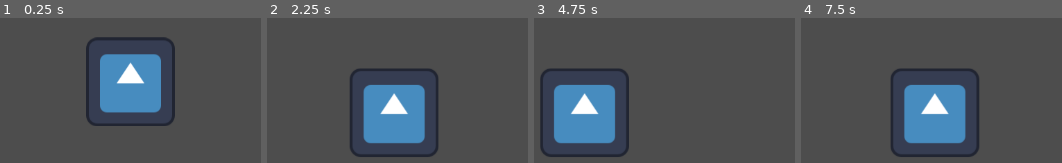
Above: before the commit, frames 1-4 (left to right).
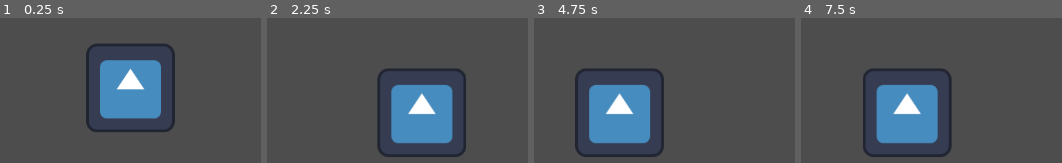
Above: after the commit, the same moments.

Repository: kalbees/hackumbcproj
Game: Godot game, scene res://scenes/entity/player.tscn
The game is run twice, just before and just after one commit, with the same random seed, the same clock (stepped at 60 frames per second) and the same inputs. The project has no main scene, so this scene is started directly. The engine's default icon, where the game draws it, is replaced by a stand-in: a white triangle on a blue panel in a dark square.
Inputs:
- Up to frame 1 (0.25 s): no input
- Up to frame 2 (2.25 s): hold F (use_cord) 0.53-1.28 s; hold Right (ui_right) 0.53-2.03 s; tap Q (grapple) at 0.6, 1.55, 2.1 s; tap Up (ui_up) at 0.77, 1.52 s; tap Enter at 1.25 s; tap F (use_cord) at 1.35 s; tap Space at 2 s; hold Left (ui_left) from 2.03 s (still down); hold F (use_cord) from 2.03 s (still down)
- Up to frame 3 (4.75 s): release Left (ui_left) at 2.78 s; release F (use_cord) at 2.78 s; hold Right (ui_right) 2.78-4.28 s; tap F (use_cord) at 2.85, 4.35 s; tap Up (ui_up) at 3.02, 3.77, 4.52 s; tap Q (grapple) at 3.05, 3.6, 4.55 s; hold F (use_cord) 3.53-4.28 s; tap Enter at 4.25 s; hold Left (ui_left) from 4.28 s (still down)
- Up to frame 4 (7.5 s): release Left (ui_left) at 5.03 s; hold Right (ui_right) 5.03-5.78 s; hold F (use_cord) 5.03-5.78 s; tap Q (grapple) at 5.1, 6.05, 6.6 s; hold Left (ui_left) 5.78-7.28 s; tap F (use_cord) at 5.85, 7.35 s; tap Up (ui_up) at 6.02, 6.77 s; hold F (use_cord) 6.53-7.28 s; tap Space at 7.25 s; hold Right (ui_right) from 7.28 s (still down)

The runs differ from the first frame. In frame 1, 5.8% of the frame differs, in the area x 32-68%, y 13-79%; in frame 2, 13%; in frame 3, 14%, in the area x 2-50%, y 35-96%; in frame 4, 13%.

Commit message:
feat: level 1 and 2 layout

Diff:
--- a/project.godot
+++ b/project.godot
@@ -18,6 +18,11 @@
 
 SignalBus="*res://scripts/autoload/signal_bus.gd"
 
+[global_group]
+
+player="contains the main player node"
+spawn_areas=""
+
 [input]
 
 grapple={
--- a/scenes/entity/player.tscn
+++ b/scenes/entity/player.tscn
@@ -50,7 +50,7 @@
 [sub_resource type="RectangleShape2D" id="RectangleShape2D_bee8u"]
 size = Vector2(93, 90)
 
-[node name="Player" type="CharacterBody2D" node_paths=PackedStringArray("hitbox")]
+[node name="Player" type="CharacterBody2D" node_paths=PackedStringArray("hitbox") groups=["player"]]
 script = ExtResource("1_bee8u")
 movement = SubResource("Resource_lo118")
 hitbox = NodePath("Hitbox")
--- /dev/null
+++ b/scenes/interactable/death_fade.gd
@@ -0,0 +1,12 @@
+extends ColorRect
+
+@onready var animation_player: AnimationPlayer = $AnimationPlayer
+
+# play animation
+func _ready() -> void:
+	SignalBus.connect("player_entered_killzone", play_fade_to_black)
+
+func play_fade_to_black() -> void:
+	animation_player.play("fade_to_black")
+	SignalBus.emit_signal("death_transition")
+	animation_player.play("fade_from_black")
--- /dev/null
+++ b/scenes/interactable/grapple_area.tscn
@@ -0,0 +1,42 @@
+[gd_scene load_steps=6 format=3 uid="uid://b46symrwggego"]
+
+[ext_resource type="Script" uid="uid://cvbs5kireqm7g" path="res://scripts/interactables/grapple_area.gd" id="1_x8t3o"]
+[ext_resource type="Texture2D" uid="uid://xg5e8ms6lwfn" path="res://assets/level/interactables/can_grapple.png" id="2_s7fus"]
+[ext_resource type="Texture2D" uid="uid://bjhckhdr5srfl" path="res://assets/level/interactables/cant_grapple.png" id="3_475b2"]
+
+[sub_resource type="SpriteFrames" id="SpriteFrames_cfk0i"]
+animations = [{
+"frames": [{
+"duration": 1.0,
+"texture": ExtResource("2_s7fus")
+}],
+"loop": true,
+"name": &"active",
+"speed": 0.0
+}, {
+"frames": [{
+"duration": 1.0,
+"texture": ExtResource("3_475b2")
+}],
+"loop": true,
+"name": &"inactive",
+"speed": 0.0
+}]
+
+[sub_resource type="RectangleShape2D" id="RectangleShape2D_s7fus"]
+size = Vector2(532, 314)
+
+[node name="GrappleArea" type="Area2D"]
+script = ExtResource("1_x8t3o")
+
+[node name="AnimatedSprite2D" type="AnimatedSprite2D" parent="."]
+scale = Vector2(0.2, 0.2)
+sprite_frames = SubResource("SpriteFrames_cfk0i")
+animation = &"active"
+
+[node name="CollisionShape2D" type="CollisionShape2D" parent="."]
+position = Vector2(3, 139)
+shape = SubResource("RectangleShape2D_s7fus")
+
+[connection signal="body_entered" from="." to="." method="_on_body_entered"]
+[connection signal="body_exited" from="." to="." method="_on_body_exited"]
--- /dev/null
+++ b/scenes/interactable/health_pickup.tscn
@@ -0,0 +1,25 @@
+[gd_scene load_steps=4 format=3 uid="uid://c50gpne87l8xs"]
+
+[ext_resource type="Script" uid="uid://5fxrmlf6saxa" path="res://scripts/interactables/health_pickup.gd" id="1_nuhra"]
+
+[sub_resource type="SpriteFrames" id="SpriteFrames_nuhra"]
+animations = [{
+"frames": [],
+"loop": true,
+"name": &"idle",
+"speed": 5.0
+}]
+
+[sub_resource type="CircleShape2D" id="CircleShape2D_1qdn8"]
+
+[node name="health_pickup" type="Area2D"]
+script = ExtResource("1_nuhra")
+
+[node name="AnimatedSprite2D" type="AnimatedSprite2D" parent="."]
+sprite_frames = SubResource("SpriteFrames_nuhra")
+animation = &"idle"
+
+[node name="CollisionShape2D" type="CollisionShape2D" parent="."]
+shape = SubResource("CircleShape2D_1qdn8")
+
+[connection signal="body_entered" from="." to="." method="_on_body_entered"]
--- /dev/null
+++ b/scenes/interactable/kill_zone.tscn
@@ -0,0 +1,14 @@
+[gd_scene load_steps=3 format=3 uid="uid://bj4wb0lce1dgm"]
+
+[ext_resource type="Script" uid="uid://wf8bx5j5qp7x" path="res://scripts/hazards/kill_zone.gd" id="1_dd5b2"]
+
+[sub_resource type="RectangleShape2D" id="RectangleShape2D_crd2m"]
+
+[node name="Area2D" type="Area2D"]
+script = ExtResource("1_dd5b2")
+
+[node name="CollisionShape2D" type="CollisionShape2D" parent="."]
+shape = SubResource("RectangleShape2D_crd2m")
+debug_color = Color(0.9982843, 0, 0.15714613, 0.41960785)
+
+[connection signal="body_entered" from="." to="." method="_on_body_entered"]
--- /dev/null
+++ b/scenes/interactable/spawn_area.tscn
@@ -0,0 +1,13 @@
+[gd_scene load_steps=3 format=3 uid="uid://d0vp8jst4f55r"]
+
+[ext_resource type="Script" uid="uid://bl6426py7qj0p" path="res://scripts/interactables/spawn_area.gd" id="1_nob0q"]
+
+[sub_resource type="CircleShape2D" id="CircleShape2D_6gr31"]
+
+[node name="SpawnArea" type="Area2D" groups=["spawn_areas"]]
+script = ExtResource("1_nob0q")
+
+[node name="CollisionShape2D" type="CollisionShape2D" parent="."]
+shape = SubResource("CircleShape2D_6gr31")
+
+[connection signal="body_entered" from="." to="." method="_on_body_entered"]
--- /dev/null
+++ b/scenes/interactable/transition.tscn
@@ -0,0 +1,71 @@
+[gd_scene load_steps=6 format=3 uid="uid://dofnqmrhuoodg"]
+
+[ext_resource type="Script" uid="uid://di6eyijo6sncu" path="res://scenes/interactable/death_fade.gd" id="1_7na26"]
+
+[sub_resource type="Animation" id="Animation_7na26"]
+length = 0.001
+tracks/0/type = "value"
+tracks/0/imported = false
+tracks/0/enabled = true
+tracks/0/path = NodePath(".:modulate")
+tracks/0/interp = 1
+tracks/0/loop_wrap = true
+tracks/0/keys = {
+"times": PackedFloat32Array(0),
+"transitions": PackedFloat32Array(1),
+"update": 0,
+"values": [Color(1, 1, 1, 1)]
+}
+
+[sub_resource type="Animation" id="Animation_tfakn"]
+resource_name = "fade_from_black"
+length = 0.5
+tracks/0/type = "value"
+tracks/0/imported = false
+tracks/0/enabled = true
+tracks/0/path = NodePath(".:modulate")
+tracks/0/interp = 1
+tracks/0/loop_wrap = true
+tracks/0/keys = {
+"times": PackedFloat32Array(0, 0.46666667),
+"transitions": PackedFloat32Array(1, 1),
+"update": 0,
+"values": [Color(1, 1, 1, 0), Color(1, 1, 1, 1)]
+}
+
+[sub_resource type="Animation" id="Animation_tmmdv"]
+resource_name = "fade_to_black"
+length = 0.5
+tracks/0/type = "value"
+tracks/0/imported = false
+tracks/0/enabled = true
+tracks/0/path = NodePath(".:modulate")
+tracks/0/interp = 1
+tracks/0/loop_wrap = true
+tracks/0/keys = {
+"times": PackedFloat32Array(0, 0.46666667),
+"transitions": PackedFloat32Array(1, 1),
+"update": 0,
+"values": [Color(1, 1, 1, 1), Color(1, 1, 1, 0)]
+}
+
+[sub_resource type="AnimationLibrary" id="AnimationLibrary_tfakn"]
+_data = {
+&"RESET": SubResource("Animation_7na26"),
+&"fade_from_black": SubResource("Animation_tfakn"),
+&"fade_to_black": SubResource("Animation_tmmdv")
+}
+
+[node name="Transition" type="ColorRect"]
+anchors_preset = 15
+anchor_right = 1.0
+anchor_bottom = 1.0
+grow_horizontal = 2
+grow_vertical = 2
+color = Color(0, 0, 0, 1)
+script = ExtResource("1_7na26")
+
+[node name="AnimationPlayer" type="AnimationPlayer" parent="."]
+libraries = {
+&"": SubResource("AnimationLibrary_tfakn")
+}
--- /dev/null
+++ b/scenes/levels/components/moving_platform.tscn
@@ -0,0 +1,32 @@
+[gd_scene load_steps=6 format=3 uid="uid://dsplmix2w6leu"]
+
+[ext_resource type="Script" uid="uid://dyg1gqojrxc06" path="res://scripts/level/moving_platform.gd" id="1_d54bo"]
+
+[sub_resource type="RectangleShape2D" id="RectangleShape2D_k64vq"]
+
+[sub_resource type="Animation" id="Animation_d54bo"]
+resource_name = "move_left"
+
+[sub_resource type="Animation" id="Animation_k64vq"]
+resource_name = "move_right"
+
+[sub_resource type="AnimationLibrary" id="AnimationLibrary_iqoc2"]
+_data = {
+&"move_left": SubResource("Animation_d54bo"),
+&"move_right": SubResource("Animation_k64vq")
+}
+
+[node name="MovingPlatform" type="StaticBody2D"]
+script = ExtResource("1_d54bo")
+
+[node name="Sprite2D" type="Sprite2D" parent="."]
+
+[node name="CollisionShape2D" type="CollisionShape2D" parent="."]
+shape = SubResource("RectangleShape2D_k64vq")
+
+[node name="AnimationPlayer" type="AnimationPlayer" parent="."]
+libraries = {
+&"": SubResource("AnimationLibrary_iqoc2")
+}
+
+[connection signal="animation_finished" from="AnimationPlayer" to="." method="_on_animation_player_animation_finished"]
--- /dev/null
+++ b/scenes/levels/first_lvl.tscn
@@ -0,0 +1,235 @@
+[gd_scene load_steps=34 format=3 uid="uid://b8suyum5gfwoo"]
+
+[ext_resource type="Texture2D" uid="uid://ddcxyw62eb5tr" path="res://assets/level/backgrounds/hackUMBC_tier_draft.png" id="1_ogr43"]
+[ext_resource type="PackedScene" uid="uid://d0vp8jst4f55r" path="res://scenes/interactable/spawn_area.tscn" id="2_ogr43"]
+
+[sub_resource type="RectangleShape2D" id="RectangleShape2D_ogr43"]
+size = Vector2(372.5, 147)
+
+[sub_resource type="RectangleShape2D" id="RectangleShape2D_3gjgw"]
+size = Vector2(652.5, 147)
+
+[sub_resource type="RectangleShape2D" id="RectangleShape2D_0l2db"]
+size = Vector2(977, 207.5)
+
+[sub_resource type="RectangleShape2D" id="RectangleShape2D_rgeg6"]
+size = Vector2(389, 222)
+
+[sub_resource type="RectangleShape2D" id="RectangleShape2D_qma6b"]
+size = Vector2(268, 199)
+
+[sub_resource type="RectangleShape2D" id="RectangleShape2D_fyb6g"]
+size = Vector2(117.25, 19)
+
+[sub_resource type="RectangleShape2D" id="RectangleShape2D_iewbv"]
+size = Vector2(98, 23)
+
+[sub_resource type="RectangleShape2D" id="RectangleShape2D_gpf7v"]
+size = Vector2(96.5, 22)
+
+[sub_resource type="RectangleShape2D" id="RectangleShape2D_gvfpo"]
+size = Vector2(484.5, 25)
+
+[sub_resource type="RectangleShape2D" id="RectangleShape2D_pi6wn"]
+size = Vector2(116, 20)
+
+[sub_resource type="RectangleShape2D" id="RectangleShape2D_v2tie"]
+size = Vector2(838.5, 51)
+
+[sub_resource type="RectangleShape2D" id="RectangleShape2D_20idw"]
+size = Vector2(54.5, 19)
+
+[sub_resource type="RectangleShape2D" id="RectangleShape2D_6ob4m"]
+size = Vector2(950.5, 203)
+
+[sub_resource type="RectangleShape2D" id="RectangleShape2D_m5mm5"]
+size = Vector2(89, 38.5)
+
+[sub_resource type="RectangleShape2D" id="RectangleShape2D_ix7dg"]
+size = Vector2(208, 48.5)
+
+[sub_resource type="RectangleShape2D" id="RectangleShape2D_gkf6m"]
+size = Vector2(306, 414)
+
+[sub_resource type="RectangleShape2D" id="RectangleShape2D_wqyd6"]
+size = Vector2(719, 318)
+
+[sub_resource type="RectangleShape2D" id="RectangleShape2D_x75bb"]
+size = Vector2(641, 1163)
+
+[sub_resource type="RectangleShape2D" id="RectangleShape2D_arquf"]
+size = Vector2(366, 276.5)
+
+[sub_resource type="RectangleShape2D" id="RectangleShape2D_aeyu2"]
+size = Vector2(102, 37.5)
+
+[sub_resource type="RectangleShape2D" id="RectangleShape2D_pr0nx"]
+size = Vector2(99.5, 38.5)
+
+[sub_resource type="RectangleShape2D" id="RectangleShape2D_asc8a"]
+size = Vector2(83.5, 29)
+
+[sub_resource type="RectangleShape2D" id="RectangleShape2D_03uqj"]
+size = Vector2(519, 448.5)
+
+[sub_resource type="RectangleShape2D" id="RectangleShape2D_d66rb"]
+size = Vector2(189, 90)
+
+[sub_resource type="RectangleShape2D" id="RectangleShape2D_s3ha2"]
+size = Vector2(87, 34.25)
+
+[sub_resource type="RectangleShape2D" id="RectangleShape2D_fuq5y"]
+size = Vector2(264, 47)
+
+[sub_resource type="RectangleShape2D" id="RectangleShape2D_sqnpk"]
+size = Vector2(409.5, 49)
+
+[sub_resource type="RectangleShape2D" id="RectangleShape2D_8jhfk"]
+size = Vector2(180, 42)
+
+[sub_resource type="RectangleShape2D" id="RectangleShape2D_7m616"]
+size = Vector2(88.5, 30)
+
+[sub_resource type="RectangleShape2D" id="RectangleShape2D_iwejq"]
+size = Vector2(2365, 158)
+
+[sub_resource type="RectangleShape2D" id="RectangleShape2D_bcoos"]
+size = Vector2(523, 320)
+
+[node name="First" type="Node2D"]
+
+[node name="Sprite2D" type="Sprite2D" parent="."]
+position = Vector2(28, -1463)
+texture = ExtResource("1_ogr43")
+
+[node name="LevelCollisions" type="StaticBody2D" parent="."]
+position = Vector2(29, 0)
+
+[node name="CollisionShape2D" type="CollisionShape2D" parent="LevelCollisions"]
+position = Vector2(-1314.25, 464.5)
+shape = SubResource("RectangleShape2D_ogr43")
+
+[node name="CollisionShape2D2" type="CollisionShape2D" parent="LevelCollisions"]
+position = Vector2(-693.25, 465.5)
+shape = SubResource("RectangleShape2D_3gjgw")
+
+[node name="CollisionShape2D3" type="CollisionShape2D" parent="LevelCollisions"]
+position = Vector2(248.5, 431.75)
+shape = SubResource("RectangleShape2D_0l2db")
+
+[node name="CollisionShape2D4" type="CollisionShape2D" parent="LevelCollisions"]
+position = Vector2(1036.5, 426)
+shape = SubResource("RectangleShape2D_rgeg6")
+
+[node name="CollisionShape2D5" type="CollisionShape2D" parent="LevelCollisions"]
+position = Vector2(1097, 215.5)
+shape = SubResource("RectangleShape2D_qma6b")
+
+[node name="CollisionShape2D6" type="CollisionShape2D" parent="LevelCollisions"]
+position = Vector2(953.375, 4.5)
+shape = SubResource("RectangleShape2D_fyb6g")
+
+[node name="CollisionShape2D7" type="CollisionShape2D" parent="LevelCollisions"]
+position = Vector2(684, -101)
+shape = SubResource("RectangleShape2D_iewbv")
+
+[node name="CollisionShape2D8" type="CollisionShape2D" parent="LevelCollisions"]
+position = Vector2(520.75, -102)
+shape = SubResource("RectangleShape2D_gpf7v")
+
+[node name="CollisionShape2D9" type="CollisionShape2D" parent="LevelCollisions"]
+position = Vector2(155.75, -103.5)
+shape = SubResource("RectangleShape2D_gvfpo")
+
+[node name="CollisionShape2D10" type="CollisionShape2D" parent="LevelCollisions"]
+position = Vector2(769, -224)
+shape = SubResource("RectangleShape2D_pi6wn")
+
+[node name="CollisionShape2D11" type="CollisionShape2D" parent="LevelCollisions"]
+position = Vector2(-1080.25, -286.5)
+shape = SubResource("RectangleShape2D_v2tie")
+
+[node name="CollisionShape2D12" type="CollisionShape2D" parent="LevelCollisions"]
+position = Vector2(1077.75, 55.5)
+shape = SubResource("RectangleShape2D_20idw")
+
+[node name="SecondLevelCollisions" type="StaticBody2D" parent="."]
+
+[node name="CollisionShape2D" type="CollisionShape2D" parent="SecondLevelCollisions"]
+position = Vector2(-810.25, -752.5)
+shape = SubResource("RectangleShape2D_6ob4m")
+
+[node name="CollisionShape2D2" type="CollisionShape2D" parent="SecondLevelCollisions"]
+position = Vector2(195.5, -837.25)
+shape = SubResource("RectangleShape2D_m5mm5")
+
+[node name="CollisionShape2D3" type="CollisionShape2D" parent="SecondLevelCollisions"]
+position = Vector2(-96, -992.25)
+shape = SubResource("RectangleShape2D_ix7dg")
+
+[node name="CollisionShape2D4" type="CollisionShape2D" parent="SecondLevelCollisions"]
+position = Vector2(477, -985)
+shape = SubResource("RectangleShape2D_gkf6m")
+
+[node name="CollisionShape2D5" type="CollisionShape2D" parent="SecondLevelCollisions"]
+position = Vector2(1168.5, -871)
+shape = SubResource("RectangleShape2D_wqyd6")
+
+[node name="CollisionShape2D6" type="CollisionShape2D" parent="SecondLevelCollisions"]
+position = Vector2(-1151.5, -1555.5)
+shape = SubResource("RectangleShape2D_x75bb")
+
+[node name="CollisionShape2D7" type="CollisionShape2D" parent="SecondLevelCollisions"]
+position = Vector2(-648, -1204.25)
+shape = SubResource("RectangleShape2D_arquf")
+
+[node name="CollisionShape2D8" type="CollisionShape2D" parent="SecondLevelCollisions"]
+position = Vector2(-296, -1113.75)
+shape = SubResource("RectangleShape2D_aeyu2")
+
+[node name="CollisionShape2D9" type="CollisionShape2D" parent="SecondLevelCollisions"]
+position = Vector2(323.25, -1305.25)
+shape = SubResource("RectangleShape2D_pr0nx")
+
+[node name="CollisionShape2D10" type="CollisionShape2D" parent="SecondLevelCollisions"]
+position = Vector2(626.25, -1301.5)
+shape = SubResource("RectangleShape2D_asc8a")
+
+[node name="CollisionShape2D11" type="CollisionShape2D" parent="SecondLevelCollisions"]
+position = Vector2(1192.5, -1332.25)
+shape = SubResource("RectangleShape2D_03uqj")
+
+[node name="CollisionShape2D12" type="CollisionShape2D" parent="SecondLevelCollisions"]
+position = Vector2(839.5, -1402)
+shape = SubResource("RectangleShape2D_d66rb")
+
+[node name="CollisionShape2D13" type="CollisionShape2D" parent="SecondLevelCollisions"]
+position = Vector2(-444, -1440.125)
+shape = SubResource("RectangleShape2D_s3ha2")
+
+[node name="CollisionShape2D14" type="CollisionShape2D" parent="SecondLevelCollisions"]
+position = Vector2(-165, -1537)
+shape = SubResource("RectangleShape2D_fuq5y")
+
+[node name="CollisionShape2D15" type="CollisionShape2D" parent="SecondLevelCollisions"]
+position = Vector2(261.25, -1647.5)
+shape = SubResource("RectangleShape2D_sqnpk")
+
+[node name="CollisionShape2D16" type="CollisionShape2D" parent="SecondLevelCollisions"]
+position = Vector2(593, -1532)
+shape = SubResource("RectangleShape2D_8jhfk")
+
+[node name="CollisionShape2D17" type="CollisionShape2D" parent="SecondLevelCollisions"]
+position = Vector2(698.75, -1660)
+shape = SubResource("RectangleShape2D_7m616")
+
+[node name="CollisionShape2D18" type="CollisionShape2D" parent="SecondLevelCollisions"]
+position = Vector2(350.5, -2057)
+shape = SubResource("RectangleShape2D_iwejq")
+
+[node name="CollisionShape2D19" type="CollisionShape2D" parent="SecondLevelCollisions"]
+position = Vector2(1268.5, -1817)
+shape = SubResource("RectangleShape2D_bcoos")
+
+[node name="SpawnArea" parent="." instance=ExtResource("2_ogr43")]
+position = Vector2(-1371, 351)
--- a/scripts/autoload/signal_bus.gd
+++ b/scripts/autoload/signal_bus.gd
@@ -1,5 +1,14 @@
 extends Node
 
+# signal bus
+
+@warning_ignore_start("unused_signal")
 signal player_died
 signal player_connect
 signal player_interact
+signal player_can_grapple(pos: Vector2)
+signal player_cannot_grapple
+signal player_change_port
+signal player_respawn
+signal player_entered_killzone
+signal death_transition
--- a/scripts/components/hitbox.gd
+++ b/scripts/components/hitbox.gd
@@ -19,6 +19,7 @@
 # curr health setter
 func set_health(health: int) -> void:
 	curr_health = health
+	clamp(curr_health, 0, HEALTH)
 
 # max health setter
 func set_max_health(health: int) -> void:
--- a/scripts/components/movement.gd
+++ b/scripts/components/movement.gd
@@ -2,10 +2,10 @@
 extends Resource
 
 # default speeds
-const GRAVITY: float = 700.0
-const JUMP_FORCE: float = 1000.0
-const MOVE_SPEED: float = 600.0
-const GRAPPLE_SPEED: float = 800.0
+const GRAVITY: float = 1000.0
+const JUMP_FORCE: float = 500.0
+const MOVE_SPEED: float = 400.0
+const GRAPPLE_SPEED: float = 500.0
 
 # speed related variables
 var curr_gravity: float
--- /dev/null
+++ b/scripts/hazards/kill_zone.gd
@@ -0,0 +1,20 @@
+class_name KillZone
+extends Area2D
+
+const DMG: int = 1
+
+func _ready() -> void:
+	SignalBus.connect("death_transition", respawn_player_pos)
+
+func _on_body_entered(body: Node2D) -> void:
+	if body is Player:
+		body.hitbox.curr_health =- DMG
+		SignalBus.emit_signal("player_entered_killzone")
+
+func respawn_player_pos() -> void:
+	# find reference to player
+	var player = get_tree().get_first_node_in_group("player")
+	# find reference to spawn area
+	var spawn_area = get_tree().get_first_node_in_group("spawn_areas")
+	# move player to spawn area
+	player.global_position = spawn_area.global_position
--- /dev/null
+++ b/scripts/interactables/grapple_area.gd
@@ -0,0 +1,20 @@
+extends Area2D
+
+# on ready variables
+@onready var animated_sprite_2d: AnimatedSprite2D = $AnimatedSprite2D
+
+# initialize area
+func _ready() -> void:
+	animated_sprite_2d.play("inactive")
+
+# make grapple available
+func _on_body_entered(body: Node2D) -> void:
+	if body is Player:
+		animated_sprite_2d.play("active")
+		SignalBus.emit_signal("player_can_grapple", global_position)
+
+# make grapple unavailable
+func _on_body_exited(body: Node2D) -> void:
+	if body is Player:
+		animated_sprite_2d.play("inactive")
+		SignalBus.emit_signal("player_cannot_grapple")
--- /dev/null
+++ b/scripts/interactables/health_pickup.gd
@@ -0,0 +1,17 @@
+extends Area2D
+
+# health const
+const HEALTH: int = 1
+
+# on ready variables
+@onready var animated_sprite_2d: AnimatedSprite2D = $AnimatedSprite2D
+
+# initialize area
+func _ready() -> void:
+	animated_sprite_2d.play("idle")
+
+# when player enters area
+func _on_body_entered(body: Node2D) -> void:
+	if body is Player:
+		body.hitbox.set_health(body.hitbox.curr_health + HEALTH)
+		queue_free()
--- /dev/null
+++ b/scripts/interactables/spawn_area.gd
@@ -0,0 +1,15 @@
+extends Area2D
+
+# on ready
+func _ready() -> void:
+	spawn_player()
+	# connect respawn signal
+	SignalBus.connect("player_respawn", spawn_player)
+
+func spawn_player() -> void:
+	# create a new player instance
+	var new_player = preload("res://scenes/entity/player.tscn").instantiate()
+	# add player to tree
+	get_tree().get_root().call_deferred("add_child", new_player)
+	# set player pos
+	new_player.global_position = global_position
--- /dev/null
+++ b/scripts/level/moving_platform.gd
@@ -0,0 +1,18 @@
+extends StaticBody2D
+
+# initial animation
+@export var initial_animation: String
+
+# on ready variables
+@onready var animation_player: AnimationPlayer = $AnimationPlayer
+
+# on ready
+func _ready() -> void:
+	animation_player.play(initial_animation)
+
+# when animation finishes, switch to the other version
+func _on_animation_player_animation_finished(anim_name: StringName) -> void:
+	if anim_name == "move_left":
+		animation_player.play("move_right")
+	if anim_name == "move_right":
+		animation_player.play("move_left")
--- a/scripts/player/player.gd
+++ b/scripts/player/player.gd
@@ -29,6 +29,8 @@
 	state_machine.init(self)
 
 	# connect signals
+	SignalBus.connect("player_can_grapple", toggle_grapple_on)
+	SignalBus.connect("player_cannot_grapple", toggle_grapple_off)
 	hitbox.connect("died", on_death)
 
 	# initialize port
@@ -38,9 +40,9 @@
 func _input(event: InputEvent) -> void:
 	if event.is_action_pressed("use_cord"):
 		if curr_port == Cords.ETHERNET:
-			emit_signal("player_connect")
+			SignalBus.emit_signal("player_connect")
 		if curr_port == Cords.VGA:
-			emit_signal("player_interact")
+			SignalBus.emit_signal("player_interact")
 
 func use_cord() -> void:
 	pass
@@ -49,7 +51,15 @@
 func change_cord(type: Cords) -> void:
 	curr_port = type
 
+# handle grapple perms on
+func toggle_grapple_on(pos: Vector2) -> void:
+	can_grapple = true
+
+# handle grapple perms off
+func toggle_grapple_off() -> void:
+	can_grapple = false
+
 # handle the death of the player
 func on_death() -> void:
-	emit_signal("player_died")
+	SignalBus.emit_signal("player_died")
 	queue_free()
--- a/scripts/player/state_machine/fall_state.gd
+++ b/scripts/player/state_machine/fall_state.gd
@@ -9,7 +9,10 @@
 	parent.move_and_slide()
 	# handle idle
 	if parent.is_on_floor():
-		emit_signal("change_to_state", "idle")
+		if abs(parent.velocity.x) > 0.1:
+			emit_signal("change_to_state", "move")
+		else:
+			emit_signal("change_to_state", "idle")
 
 func get_external_input() -> void:
 	# handle left and right movement
--- a/scripts/player/state_machine/grapple_state.gd
+++ b/scripts/player/state_machine/grapple_state.gd
@@ -7,12 +7,15 @@
 var rope: Line2D
 
 func update(delta: float) -> void:
-	parent.global_position += parent.global_position.move_toward(target_position,
-	parent.movement.curr_grapple_speed * delta)
-	if parent.global_position == target_position:
+	var direction: Vector2 = (target_position - parent.global_position).normalized()
+	parent.velocity = direction * parent.movement.curr_grapple_speed
+	parent.move_and_slide()
+	if parent.global_position.distance_to(target_position) < 2.0:
 		exit()
 
 func enter() -> void:
+	# connect signal
+	SignalBus.connect("player_can_grapple", update_position)
 	parent.animated_sprite_2d.play("grapple")
 	# handle grapple asset creation
 	rope = Line2D.new()
@@ -24,6 +27,9 @@
 	# add point at target
 	rope.add_point(target_position)
 
+func update_position(new_pos: Vector2) -> void:
+	target_position = new_pos
+
 func exit() -> void:
 	rope.queue_free()
 	emit_signal("change_to_state", "fall")
--- a/scripts/player/state_machine/idle_state.gd
+++ b/scripts/player/state_machine/idle_state.gd
@@ -9,6 +9,8 @@
 		emit_signal("change_to_state", "jump")
 	if not parent.is_on_floor():
 		emit_signal("change_to_state", "fall")
+	if Input.is_action_just_pressed("grapple") and parent.can_grapple:
+		emit_signal("change_to_state", "grapple")
 
 func enter() -> void:
 	parent.animated_sprite_2d.play("idle")
--- a/scripts/player/state_machine/state_machine.gd
+++ b/scripts/player/state_machine/state_machine.gd
@@ -23,7 +23,7 @@
 
 # change state
 func change_state(state: String) -> void:
-	print("changed state:" + state)
+	print("changed state: " + state)
 	if curr_state:
 		curr_state.exit()
 	curr_state = states[state]
Not shown, added: assets/level/backgrounds/hackUMBC_tier_draft.png.import
Binary file added: assets/level/backgrounds/tier_1_playable_draft.png
Not shown, added: assets/level/backgrounds/tier_1_playable_draft.png.import
Binary file added: assets/level/interactables/can_grapple.png
Not shown, added: assets/level/interactables/can_grapple.png.import
Binary file added: assets/level/interactables/cant_grapple.png
Not shown, added: assets/level/interactables/cant_grapple.png.import
Not shown, added: scenes/interactable/death_fade.gd.uid
Not shown, added: scripts/hazards/kill_zone.gd.uid
Not shown, added: scripts/interactables/grapple_area.gd.uid
Not shown, added: scripts/interactables/health_pickup.gd.uid
Not shown, added: scripts/interactables/spawn_area.gd.uid
(and 2 more such lines)
